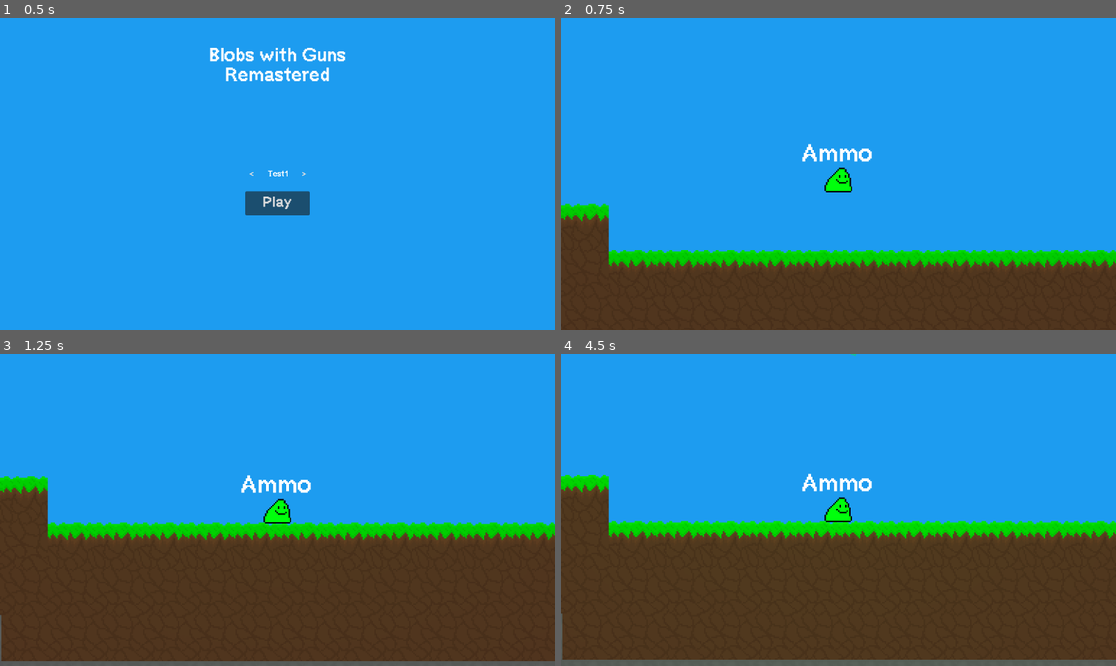
Above: before the commit, frames 1-4 (two rows, left to right).
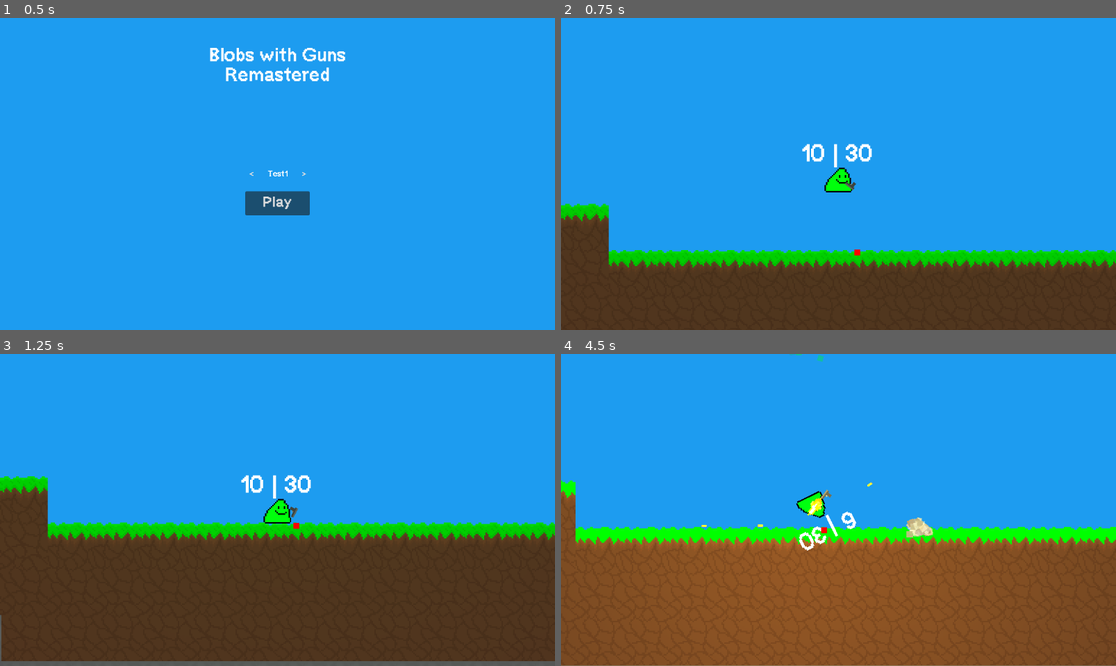
Above: after the commit, the same moments.

Repository: a0fefd/blobs-with-guns-remastered
Game: Godot game, scene res://scenes/levels/start_menu.tscn
The game is run twice, just before and just after one commit, with the same random seed, the same clock (stepped at 60 frames per second) and the same inputs.
Inputs (mouse positions are in pixels of both pictures, inside the frame that each line leads up to):
- Up to frame 1 (0.5 s): no input
- Up to frame 2 (0.75 s): click "Play" at 0.5 s
- Up to frame 3 (1.25 s): no input
- Up to frame 4 (4.5 s): move the mouse to (960, 494) at 1.27 s; press the mouse at (960, 494) at 1.28 s; move the mouse to (727, 525) at 2.02 s; release the mouse at (727, 525) at 2.03 s; click (727, 525) at 2.1 s; move the mouse to (894, 441) at 2.77 s; hold F (focus) 2.78-3.53 s; click (894, 441) at 3.05 s; move the mouse to (810, 572) at 3.52 s; tap Mouse wheel up (next_gun) at 3.6 s; click (810, 572) at 3.8 s; move the mouse to (1005, 556) at 4.27 s; press the mouse at (1005, 556) at 4.28 s; tap Mouse wheel down (prev_gun) at 4.35 s

Frame 1 is identical in both runs. In frame 2, 0.4% of the frame differs, in the area x 43-57%, y 40-77%; in frame 3, 0.4%; in frame 4, 48%, in the area x 0-100%, y 0-100%.
Error before the commit: Attempt to call function 'find_child' in base 'null instance' on a null instance. (res://scripts/blob/enemy_blob.gd:42)

Commit message:
made enemys also rely on eyesight instead of just sound, adding ability to raycast also

Diff:
--- a/scenes/blobs/enemy.tscn
+++ b/scenes/blobs/enemy.tscn
@@ -4,7 +4,7 @@
 [ext_resource type="Script" path="res://scripts/blob/enemy_blob.gd" id="2_0nah1"]
 
 [sub_resource type="CircleShape2D" id="CircleShape2D_gmfio"]
-radius = 75.0
+radius = 146.003
 
 [node name="Enemy" groups=["EnemyBlobs"] instance=ExtResource("1_n8q45")]
 script = ExtResource("2_0nah1")
@@ -20,24 +20,29 @@
 [node name="HearingArea" type="Area2D" parent="." index="3"]
 
 [node name="CollisionShape2D" type="CollisionShape2D" parent="HearingArea" index="0"]
+position = Vector2(-1, -1)
 shape = SubResource("CircleShape2D_gmfio")
 
-[node name="ColorRect" type="ColorRect" parent="HearingArea" index="1"]
-offset_left = -75.0
-offset_right = 75.0
-offset_bottom = 1.0
-color = Color(1, 0.227451, 0.0117647, 0.262745)
+[node name="SeeingArea" type="Area2D" parent="." index="4"]
 
-[node name="ColorRect2" type="ColorRect" parent="HearingArea" index="2"]
-offset_top = -75.0
-offset_right = 1.0
-offset_bottom = 75.0
-color = Color(1, 0.227451, 0.0117647, 0.262745)
+[node name="CollisionPolygon2D" type="CollisionPolygon2D" parent="SeeingArea" index="0"]
+scale = Vector2(1.5, 1.5)
+polygon = PackedVector2Array(0, 0, 16, 28.6667, 49, 32, 86, 24, 95, 8, 96, -9, 91, -29, 73, -59, 40, -71, 26, -72, 8, -62.6667, 0, -27.3333)
 
-[node name="ReactionTime" type="Timer" parent="." index="4"]
+[node name="RayCast2D" type="RayCast2D" parent="." index="5"]
+target_position = Vector2(10, 0)
+
+[node name="ReactionTime" type="Timer" parent="." index="6"]
 wait_time = 0.2
 one_shot = true
 
+[node name="ColorRect" type="ColorRect" parent="." index="7"]
+offset_right = 4.0
+offset_bottom = 4.0
+color = Color(1, 0, 0, 1)
+
 [connection signal="body_entered" from="HearingArea" to="." method="_on_hearing_area_body_entered"]
 [connection signal="body_exited" from="HearingArea" to="." method="_on_hearing_area_body_exited"]
+[connection signal="body_entered" from="SeeingArea" to="." method="_on_seeing_area_body_entered"]
+[connection signal="body_exited" from="SeeingArea" to="." method="_on_seeing_area_body_exited"]
 [connection signal="timeout" from="ReactionTime" to="." method="_on_reaction_time_timeout"]
--- a/scenes/blobs/player.tscn
+++ b/scenes/blobs/player.tscn
@@ -25,6 +25,7 @@
 [node name="Player" groups=["Players"] instance=ExtResource("1_n7rfh")]
 collision_layer = 5
 collision_mask = 1
+collision_priority = 5.0
 script = ExtResource("2_pixgc")
 gun = SubResource("PackedScene_npdh7")
 focus_time_scale = 0.2
--- a/scenes/levels/test1.tscn
+++ b/scenes/levels/test1.tscn
@@ -6,6 +6,7 @@
 [ext_resource type="PackedScene" uid="uid://n5o0ehci0ads" path="res://scenes/blobs/player.tscn" id="2_w43ob"]
 [ext_resource type="PackedScene" uid="uid://ct8nn45vsgx4t" path="res://scenes/blobs/enemy.tscn" id="3_i84a4"]
 [ext_resource type="PackedScene" uid="uid://ba5gc27qsv2e0" path="res://scenes/guns/pickup.tscn" id="4_emd5w"]
+[ext_resource type="PackedScene" uid="uid://cqfw6jyyjigko" path="res://scenes/blobs/blob_gore.tscn" id="6_cya1b"]
 [ext_resource type="PackedScene" uid="uid://mw5josbbakqx" path="res://scenes/guns/variants/pistol.tscn" id="6_wu1vq"]
 [ext_resource type="Texture2D" uid="uid://galc2r4gpkdi" path="res://sprites/guns/guns.png" id="7_smtc6"]
 
@@ -22,13 +23,21 @@
 
 [node name="Player" parent="." instance=ExtResource("2_w43ob")]
 position = Vector2(-1, -56)
-gun = null
+gun = ExtResource("6_wu1vq")
 
 [node name="Enemy" parent="." instance=ExtResource("3_i84a4")]
 position = Vector2(767, -86)
+reaction_time = 200
+max_velocity = 500
+hp_max = 1.0
+gore_particles = ExtResource("6_cya1b")
 
 [node name="Enemy2" parent="." instance=ExtResource("3_i84a4")]
 position = Vector2(546, -51)
+reaction_time = 200
+max_velocity = 500
+hp_max = 1.0
+gore_particles = ExtResource("6_cya1b")
 
 [node name="Starting Weapon Drop" parent="." instance=ExtResource("4_emd5w")]
 position = Vector2(0, -739)
--- a/scenes/levels/world.tscn
+++ b/scenes/levels/world.tscn
@@ -9,6 +9,7 @@
 [ext_resource type="PackedScene" uid="uid://xo8do6b5yrsq" path="res://scenes/guns/variants/shotgun.tscn" id="7_5qsv4"]
 [ext_resource type="PackedScene" uid="uid://ct8nn45vsgx4t" path="res://scenes/blobs/enemy.tscn" id="7_8ogag"]
 [ext_resource type="Script" path="res://scripts/gun/shell_manager.gd" id="8_rrsxm"]
+[ext_resource type="PackedScene" uid="uid://mw5josbbakqx" path="res://scenes/guns/variants/pistol.tscn" id="9_pbe7t"]
 
 [node name="World" type="Node2D"]
 
@@ -34,11 +35,12 @@
 sprite_index = 3
 
 [node name="Enemy" parent="." instance=ExtResource("7_8ogag")]
-position = Vector2(-144, 47)
-held_weapon = ExtResource("4_7al0c")
+position = Vector2(-177, 51)
+held_weapon = ExtResource("9_pbe7t")
 
 [node name="Enemy2" parent="." instance=ExtResource("7_8ogag")]
-position = Vector2(246, 42)
+position = Vector2(241, 52)
 
 [node name="ShellManager" type="Node2D" parent="."]
+position = Vector2(183, 38)
 script = ExtResource("8_rrsxm")
--- a/scripts/blob/blob.gd
+++ b/scripts/blob/blob.gd
@@ -21,6 +21,8 @@
 	collider.scale.x *= -1
 	gun_pos.position.x *= -1
 	gun_pos.scale.x *= -1
+	if self.name.begins_with("Enemy"):
+		self.get_node("SeeingArea").scale.x *= -1
 
 func get_hit(damage, direction):
 	hp -= damage
--- a/scripts/blob/enemy_blob.gd
+++ b/scripts/blob/enemy_blob.gd
@@ -5,15 +5,19 @@
 @export var held_weapon: PackedScene = null
 @export var reaction_time: int = 200
 
+#var vec_to_player: Vector2i = Vector2i(0, 0)
+var raycast: RayCast2D
+
 var is_player_heard := false
-var seen_tiles: Array = []
-var vec_to_player: Vector2i = Vector2i(0, 0)
-
+var is_player_spotted := false
 var timedout := false
+var has_line_of_sight := false
 var ready_to_fire := false
 
-var player
+var player: Player
 var player_shoot_sound
+
+var weapon: Gun
 
 # variables:
 ## world
@@ -22,36 +26,58 @@
 ## collider
 
 func _ready():
+	raycast = $RayCast2D
+	#raycast.add_exception(world.get_node("TileMap"))
 
 	$ReactionTime.set_wait_time(reaction_time/1000.0)
 
 	if (held_weapon != null):
 		# setting up the held weapon
-		var weapon_instance = held_weapon.instantiate()
-		gun_pos.add_child(weapon_instance) # put the weapon into the "hand" of the blob
-		weapon_instance.hide()
-		weapon_instance.world = world # make the instance actually exist in the world
-		weapon_instance.owner = self # this guy is the owner of his gun
-		weapon_instance.dequip()
-		weapon_instance.equip()
+		var weapon = held_weapon.instantiate()
+		gun_pos.add_child(weapon) # put the weapon into the "hand" of the blob
+		weapon.hide()
+		weapon.world = world # make the instance actually exist in the world
+		weapon.owner = self # this guy is the owner of his gun
+		weapon.dequip()
+		weapon.equip()
 
-	pass
 
 func _process(delta):
+	$ColorRect.set_global_position(raycast.get_target_position())
+	weapon = $GunPos.get_child(0) if $GunPos.get_child_count() > 0 else null
 	player = world.find_child("Player")
-	player_shoot_sound = player.find_child("GunPos").get_child(player.inv_selected_gun).find_child("ShootSound")
+	if !player.radial_inventory.visible:
+		player_shoot_sound = player.find_child("GunPos").get_child(player.inv_selected_gun).find_child("ShootSound")
 	if is_player_heard:
 		if player_shoot_sound.playing and !player_shoot_sound.get_parent().is_suppressed:
 			if $ReactionTime.is_stopped() and !timedout:
 				$ReactionTime.start()
 
-		if timedout:
-			ready_to_fire = true
+	if is_player_spotted:
+		if $ReactionTime.is_stopped() and !timedout:
+				$ReactionTime.start()
+		raycast.set_target_position(player.position)
+		raycast.force_raycast_update()
+		print(raycast.get_collider().name) if raycast.is_colliding() else null
+		if raycast.is_colliding() and raycast.get_collider().name == "Player":
+			has_line_of_sight = true
+
+		if has_line_of_sight:
+			self.weapon.look_at(player.position) if weapon != null else null
 	else:
 		ready_to_fire = false
 
+	if timedout:
+		self.sprite_facing_logic(player.position)
+		timedout = false if !has_line_of_sight else timedout
+	if timedout and has_line_of_sight:
+		ready_to_fire = true
 
+	if !has_line_of_sight:
+		ready_to_fire = false
 
+	if ready_to_fire and weapon != null and self.weapon.can_shoot:
+		self.weapon.fire(self.weapon.shotgun_check)
 
 
 func _on_hearing_area_body_entered(body):
@@ -67,4 +93,14 @@
 
 func _on_reaction_time_timeout():
 	timedout = true
-	$ReactionTime.set_wait_time(reaction_time/1000)
+
+
+func _on_seeing_area_body_entered(body):
+	if body.name == "Player":
+		is_player_spotted = true
+
+
+func _on_seeing_area_body_exited(body):
+	if body.name == "Player":
+		raycast.set_target_position(Vector2.ZERO)
+		is_player_spotted = false
--- a/scripts/gun/gun.gd
+++ b/scripts/gun/gun.gd
@@ -27,6 +27,9 @@
 var equipped := false
 
 var is_player_weapon := false
+var shotgun_check := false
+
+var player_pos
 
 @onready var is_suppressed = true if name == "SilencedPistol" else false
 
@@ -44,7 +47,10 @@
 
 
 func _process(_delta):
-	var shotgun_check = true if name == "Shotgun" else false
+	shotgun_check = true if name == "Shotgun" else false
+
+	player_pos = world.find_child("Player").global_position
+
 	if equipped:
 		if is_player_weapon:
 			look_at(get_global_mouse_position())
@@ -58,16 +64,7 @@
 
 			if Input.is_action_just_pressed("reload") and ammo_in_mag != mag_size and !reloading:
 				reload()
-		else:
-			if owner.ready_to_fire:
-				var player_pos = world.find_child("Player").global_position
-				look_at(player_pos)
 
-				if can_shoot:
-					fire(shotgun_check)
-
-				for enemy in enemy_list:
-					enemy.sprite_facing_logic(player_pos) if enemy != null else null
 
 
 func eject_shell():
Not shown: 1 places in scenes/levels/test1.tscn that only renumber resources
Not shown: 1 places in scenes/levels/world.tscn that only renumber resources
